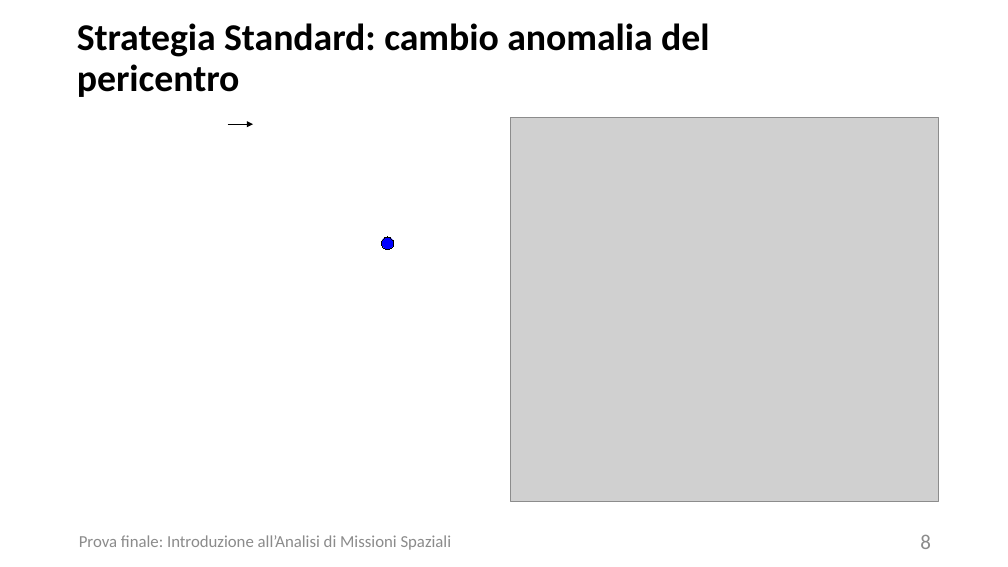
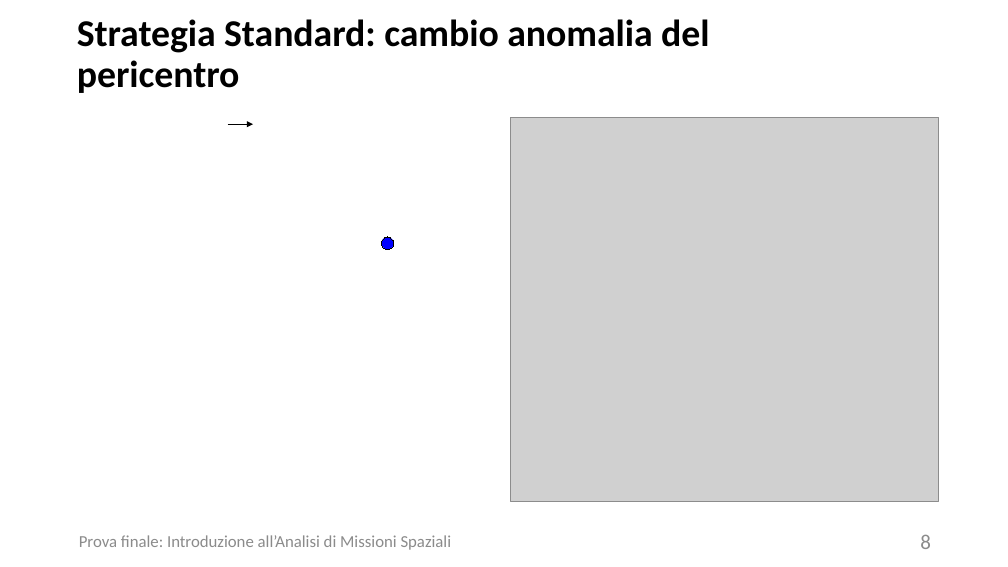
Before and after one commit to turcualexd/IAMS-progetto, a slide deck: slide 8 of Modelli relazione/Power C13.pptx. Drawn at 1008x567 pixels with LibreOffice and Linux fonts; fonts in the diff are those of the drawing; grey boxes stand for pictures. Boxes give left, top, right and bottom in pixels: in the first picture for what was removed or moved away, otherwise in the second. Text is boxed around its words. In the diff, an @@ line names an element or a change of style, - is before the commit and + after.

```diff
--- a/Modelli relazione/Power C13.pptx
+++ b/Modelli relazione/Power C13.pptx
@@ title "Strategia Standard: cambio anomalia del ...": place and size @@
-title "Strategia Standard: cambio anomalia del ..." at (77,23,709,97)
+title "Strategia Standard: cambio anomalia del ..." at (77,19,709,93)
```
Also in this commit, not shown: 1 other slide changed.
